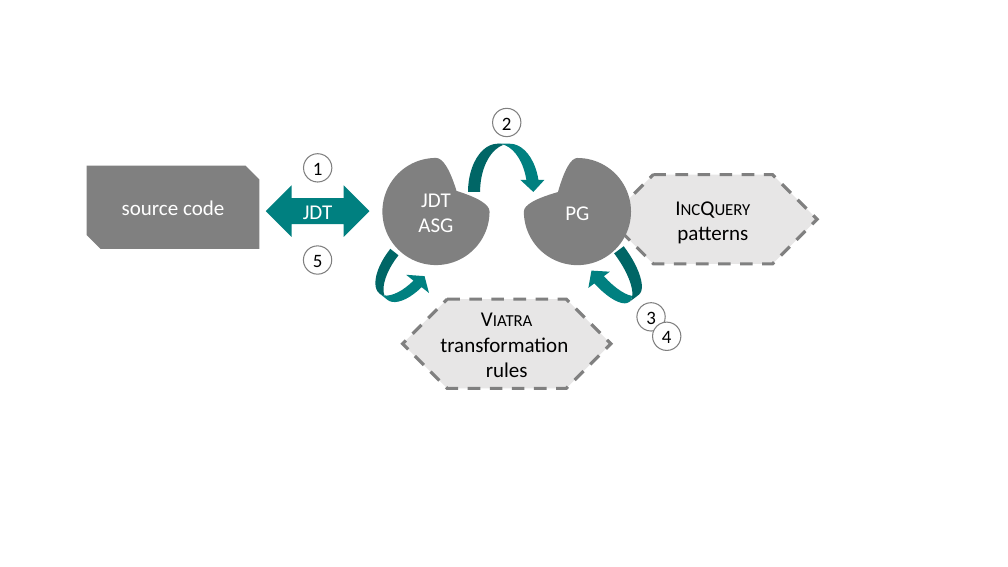
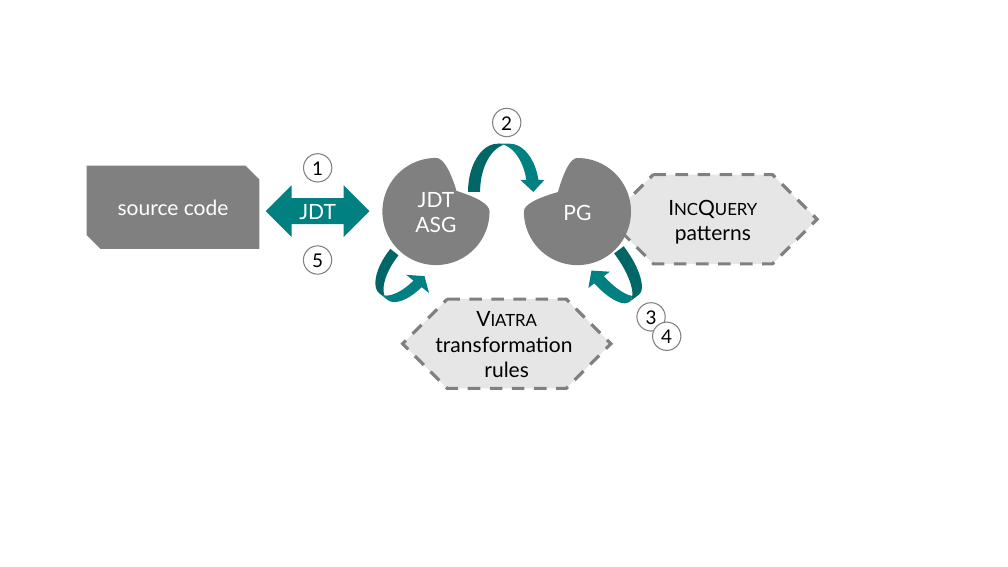
Before and after one commit to ftsrg/paper-ttc15-java-refactoring, a slide deck: slide 1 of src/figures/powerpoint/pg.pptx. Drawn at 1008x567 pixels with LibreOffice and Linux fonts; fonts in the diff are those of the drawing. Boxes give left, top, right and bottom in pixels: in the first picture for what was removed or moved away, otherwise in the second. Text is boxed around its words. In the diff, an @@ line names an element or a change of style, - is before the commit and + after.

```diff
--- a/src/figures/powerpoint/pg.pptx
+++ b/src/figures/powerpoint/pg.pptx
@@ font Calibri to Lato in 11 elements at <box>403,299,612,389</box>, <box>87,166,259,249</box>, <box>609,175,817,264</box>, <box>524,158,631,265</box>, <box>383,158,490,265</box>, <box>266,185,370,237</box>, <box>303,154,332,182</box>, <box>493,108,522,137</box>, <box>637,302,665,331</box>, <box>653,322,681,351</box>, <box>303,246,332,274</box> @@
```
Also in this commit, not shown: 2 other files.
